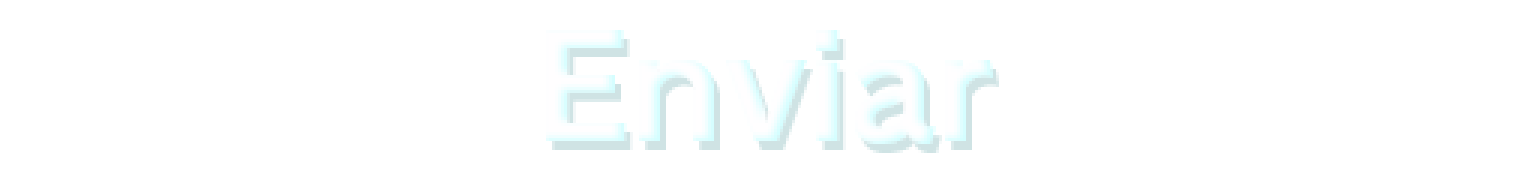
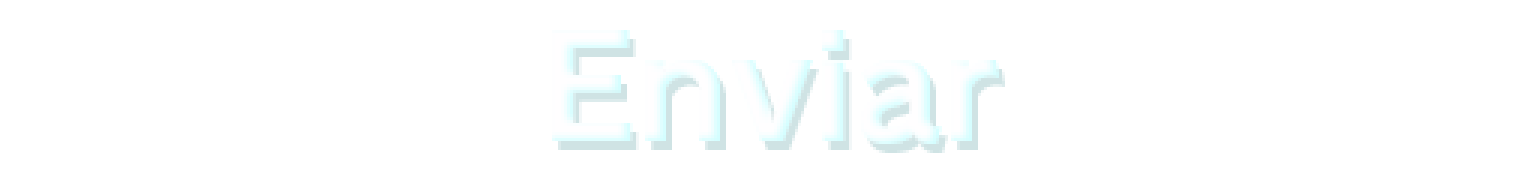
Layer changes from the first 1536 × 180 image to the second:
added layer "Enviar Fix" above "Enviar" over (552, 30, 999, 144)
hid "Enviar" over (546, 30, 993, 144)
